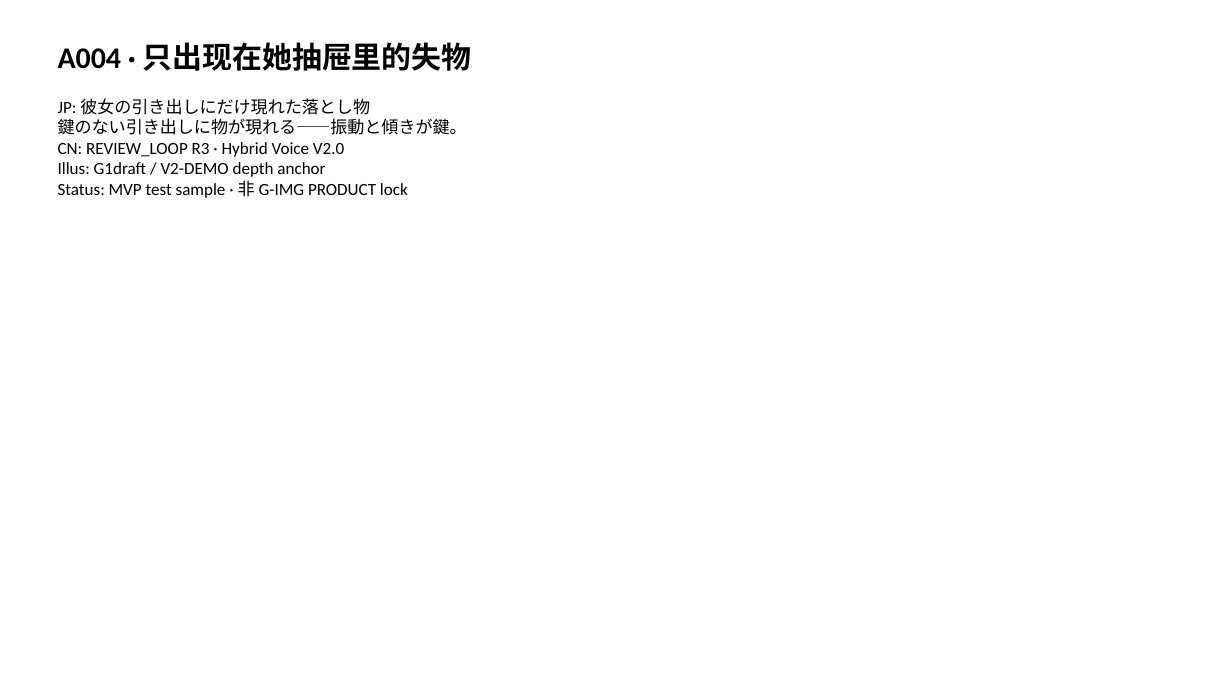
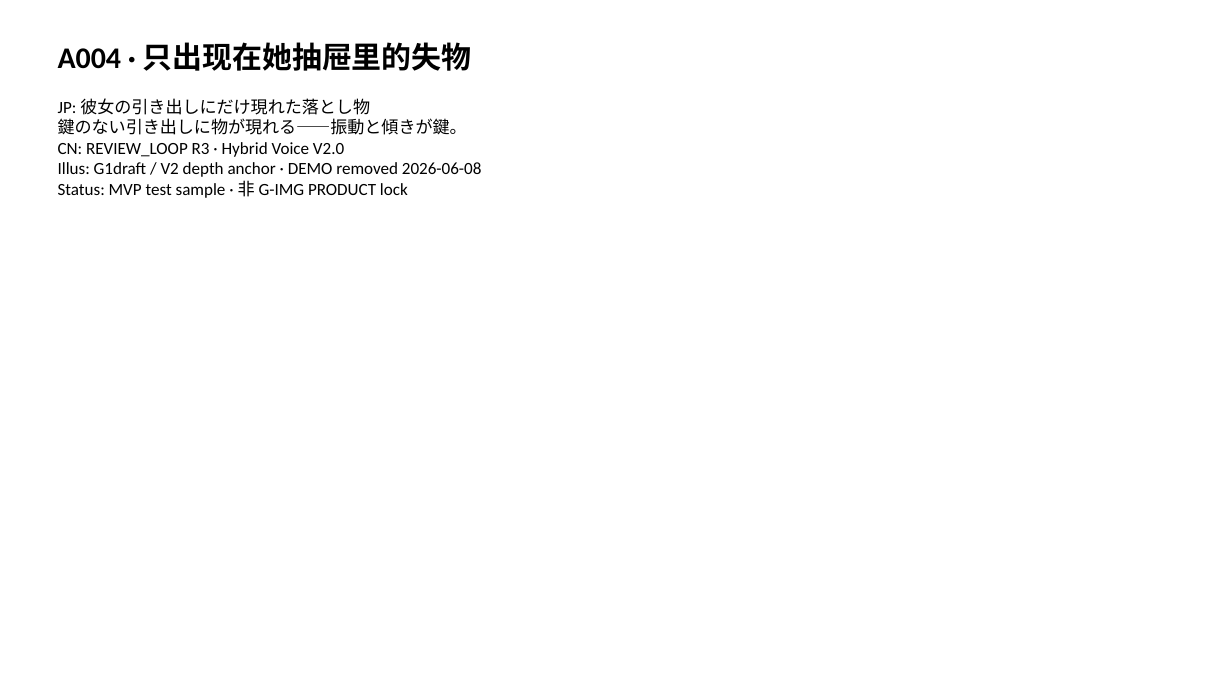
Before and after one commit to saivenwang-byte/The-Academy-of-Curiosities, a slide deck: slide 5 of 03_故事内容/第1卷_觉得奇怪就先观察/正式版/05_出版成果/MVP_V2_20260608/第1单元_MVP路演_V2.0_20260608.pptx. Drawn at 1232x693 pixels with LibreOffice and Linux fonts; fonts in the diff are those of the drawing. Boxes give left, top, right and bottom in pixels: in the first picture for what was removed or moved away, otherwise in the second. Text is boxed around its words. In the diff, an @@ line names an element or a change of style, - is before the commit and + after.

```diff
--- a/03_故事内容/第1卷_觉得奇怪就先观察/正式版/05_出版成果/MVP_V2_20260608/第1单元_MVP路演_V2.0_20260608.pptx
+++ b/03_故事内容/第1卷_觉得奇怪就先观察/正式版/05_出版成果/MVP_V2_20260608/第1单元_MVP路演_V2.0_20260608.pptx
@@ text at (58, 162, 482, 177): text changed @@
-Illus: G1draft / V2-DEMO depth anchor
+Illus: G1draft / V2 depth anchor · DEMO removed 2026-06-08
```
Also in this commit, not shown: 5 other slides changed, 39 other files.
